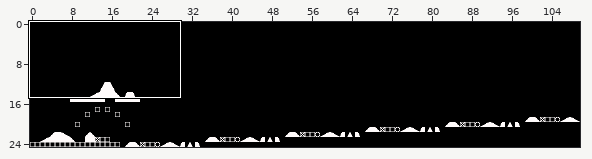
Two states of a Tiled map, resources/tile-map.tmx. Above: a wide view before the commit, with the close-up outlined.
Close-up. First the earlier version:
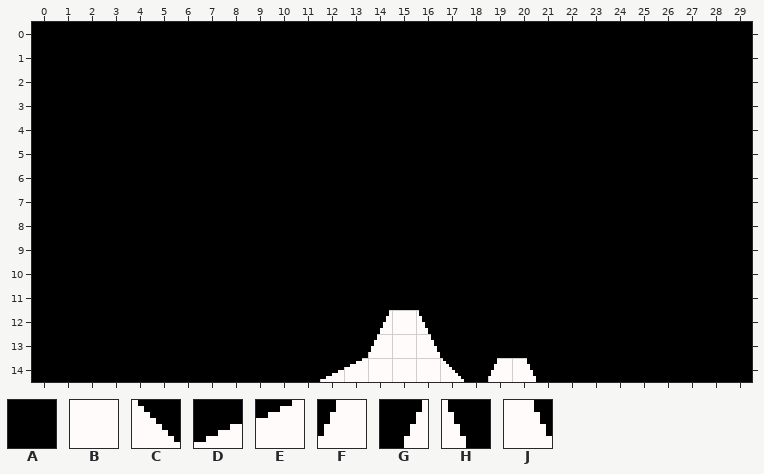
Cells are 8x8 px. Shown: x 0..29, y 0..14. The commit also changed other parts of the map, which this record leaves out.
Key: from "charset-1": A 0, B 2, C 3, D 8, E 9, F 12, G 13, H 14, J 15.
_ is an empty cell.
Layer "Tile Layer 1" before, first column x 0:
 0 AAAAAAAAAAAAAAAAAAAAAAAAAAAAAA
 1 AAAAAAAAAAAAAAAAAAAAAAAAAAAAAA
 2 AAAAAAAAAAAAAAAAAAAAAAAAAAAAAA
 3 AAAAAAAAAAAAAAAAAAAAAAAAAAAAAA
 4 AAAAAAAAAAAAAAAAAAAAAAAAAAAAAA
 5 AAAAAAAAAAAAAAAAAAAAAAAAAAAAAA
 6 AAAAAAAAAAAAAAAAAAAAAAAAAAAAAA
 7 AAAAAAAAAAAAAAAAAAAAAAAAAAAAAA
 8 AAAAAAAAAAAAAAAAAAAAAAAAAAAAAA
 9 AAAAAAAAAAAAAAAAAAAAAAAAAAAAAA
10 AAAAAAAAAAAAAAAAAAAAAAAAAAAAAA
11 AAAAAAAAAAAAAAAAAAAAAAAAAAAAAA
12 AAAAAAAAAAAAAAGBHAAAAAAAAAAAAA
13 AAAAAAAAAAAAAAFBJAAAAAAAAAAAAA
14 AAAAAAAAAAAADEBBBCAFJAAAAAAAAA
The result:
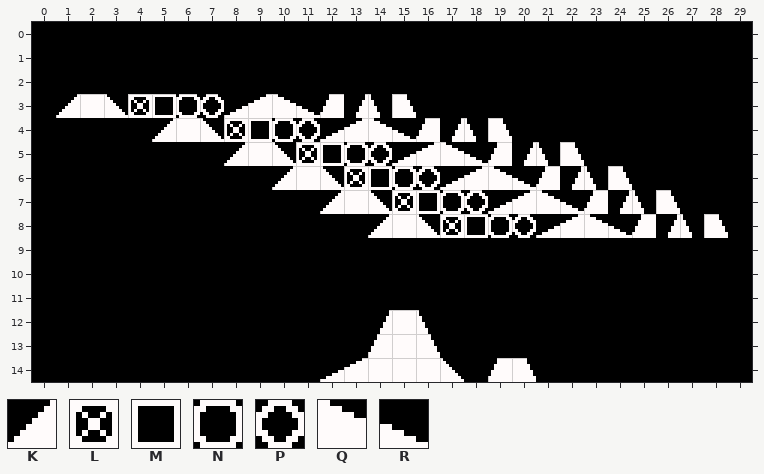
Further tiles: from "charset-1": K 1, L 4, M 5, N 6, P 7, Q 10, R 11.
The edit:
Layer "Tile Layer 1":
The edit turns tile A into tile B in row 3 at x 2; in row 4 at x 6; in row 5 at x 9; in row 6 at x 11; in row 7 at x 13; in row 8 at x 15.
The edit turns tile A into tile C in row 3 at x 3; in row 4 at x 7; in row 5 at x 10; in row 6 at x 12; in row 7 at x 14; in row 8 at x 16.
The edit turns tile A into tile D in row 3 at x 8; in row 4 at x 12; in row 5 at x 15; in row 6 at x 17; in row 7 at x 19; in row 8 at x 21.
The edit turns tile A into tile E in row 3 at x 9; in row 4 at x 13; in row 5 at x 16; in row 6 at x 18; in row 7 at x 20; in row 8 at x 22.
The edit turns tile A into tile F in row 3 at x 12; in row 4 at x 16; in row 5 at x 19; in row 6 at x 21; in row 7 at x 23; in row 8 at x 25.
The edit turns tile A into tile G in row 3 at x 13; in row 4 at x 17; in row 5 at x 20; in row 6 at x 22; in row 7 at x 24; in row 8 at x 26.
The edit turns tile A into tile H in row 3 at x 14; in row 4 at x 18; in row 5 at x 21; in row 6 at x 23; in row 7 at x 25; in row 8 at x 27.
The edit turns tile A into tile J in row 3 at x 15; in row 4 at x 19; in row 5 at x 22; in row 6 at x 24; in row 7 at x 26; in row 8 at x 28.
The edit turns tile A into tile K in row 3 at x 1; in row 4 at x 5; in row 5 at x 8; in row 6 at x 10; in row 7 at x 12; in row 8 at x 14.
The edit turns tile A into tile L in row 3 at x 4; in row 4 at x 8; in row 5 at x 11; in row 6 at x 13; in row 7 at x 15; in row 8 at x 17.
The edit turns tile A into tile M in row 3 at x 5; in row 4 at x 9; in row 5 at x 12; in row 6 at x 14; in row 7 at x 16; in row 8 at x 18.
The edit turns tile A into tile N in row 3 at x 6; in row 4 at x 10; in row 5 at x 13; in row 6 at x 15; in row 7 at x 17; in row 8 at x 19.
The edit turns tile A into tile P in row 3 at x 7; in row 4 at x 11; in row 5 at x 14; in row 6 at x 16; in row 7 at x 18; in row 8 at x 20.
The edit turns tile A into tile Q in row 3 at x 10; in row 4 at x 14; in row 5 at x 17; in row 6 at x 19; in row 7 at x 21; in row 8 at x 23.
The edit turns tile A into tile R in row 3 at x 11; in row 4 at x 15; in row 5 at x 18; in row 6 at x 20; in row 7 at x 22; in row 8 at x 24.
